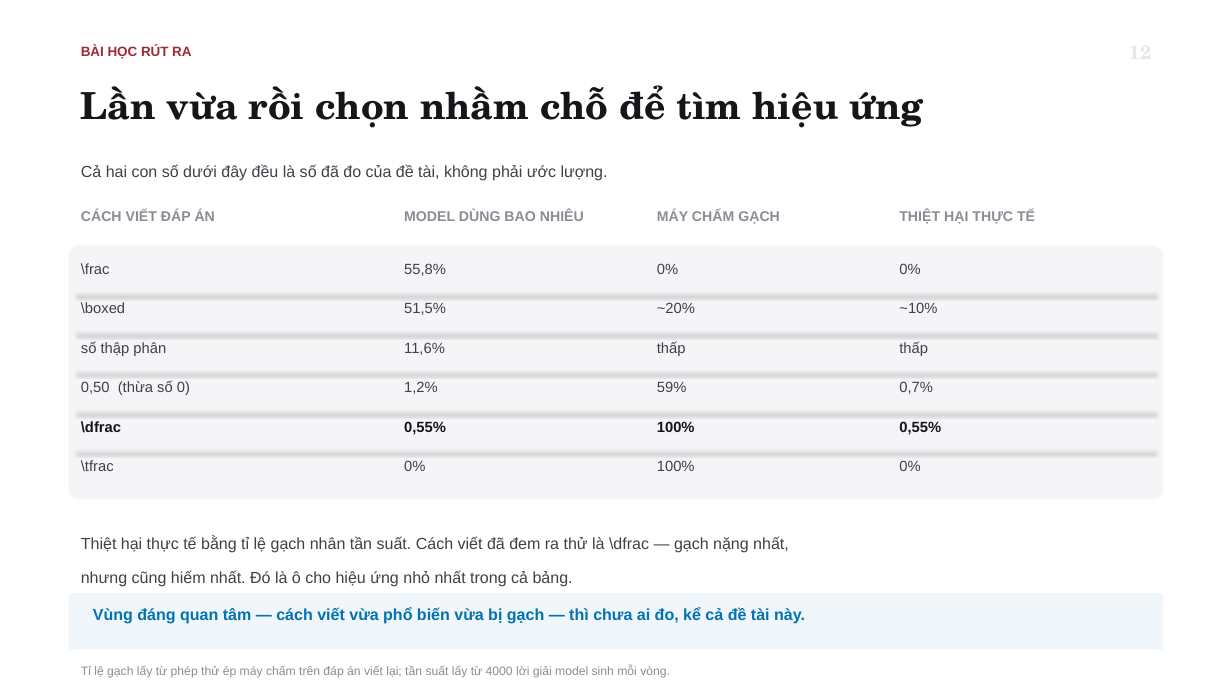
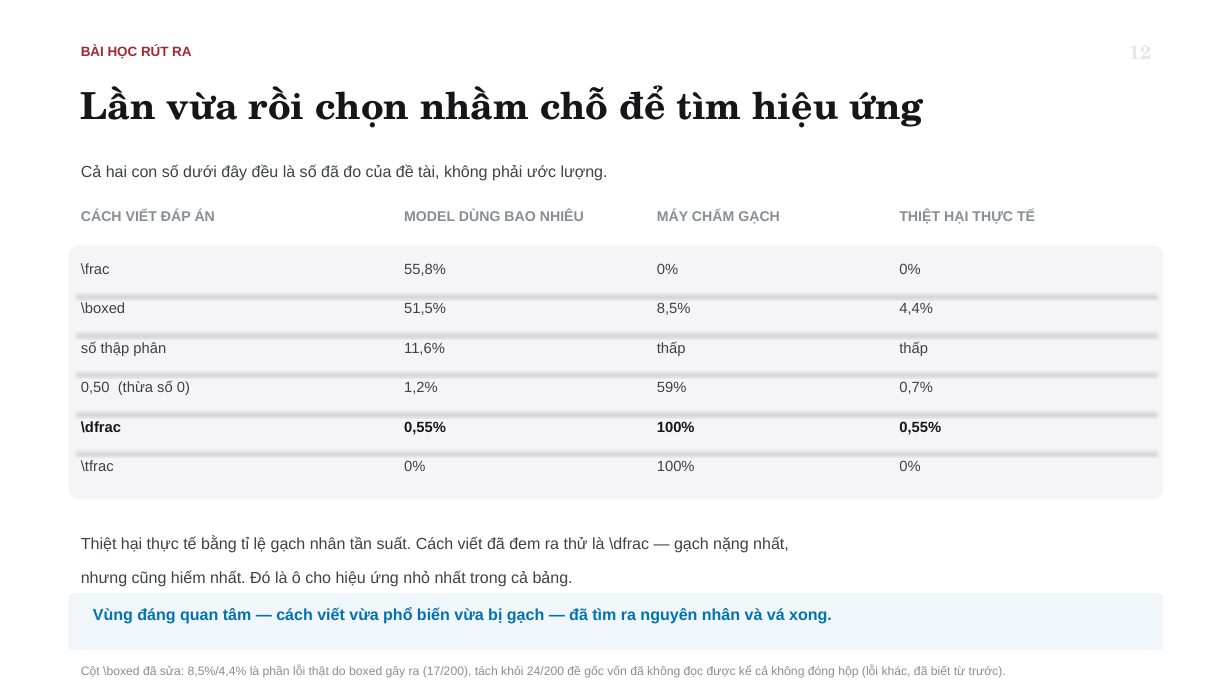
Before and after one commit to tsan2711/DACNTT_2026, a slide deck: slide 14 of BaoCaoTienDo_Tuan1-3_52300057_52300006.pptx. Drawn at 1232x693 pixels with LibreOffice and Linux fonts; fonts in the diff are those of the drawing. Boxes give left, top, right and bottom in pixels: in the first picture for what was removed or moved away, otherwise in the second. Text is boxed around its words. In the diff, an @@ line names an element or a change of style, - is before the commit and + after.

```diff
--- a/BaoCaoTienDo_Tuan1-3_52300057_52300006.pptx
+++ b/BaoCaoTienDo_Tuan1-3_52300057_52300006.pptx
@@ text at bbox=[657, 302, 691, 315]: text changed @@
-~20%
+8,5%
@@ text at bbox=[899, 303, 933, 315]: text changed @@
-~10%
+4,4%
@@ text at bbox=[93, 607, 832, 624]: text changed @@
-Vùng đáng quan tâm — cách viết vừa phổ biến vừa bị gạch — thì chưa ai đo, kể cả đề tài này.
+Vùng đáng quan tâm — cách viết vừa phổ biến vừa bị gạch — đã tìm ra nguyên nhân và vá xong.
@@ text at bbox=[81, 665, 1006, 678]: text changed @@
-Tỉ lệ gạch lấy từ phép thử ép máy chấm trên đáp án viết lại; tần suất lấy từ 4000 lời giải model sinh mỗi vòng.
+Cột \boxed đã sửa: 8,5%/4,4% là phần lỗi thật do boxed gây ra (17/200), tách khỏi 24/200 đề gốc vốn đã không đọc được kể cả không đóng hộp (lỗi khác, đã biết từ trước).
```
Also in this commit, not shown: 1 other slide changed, 9 other files.
